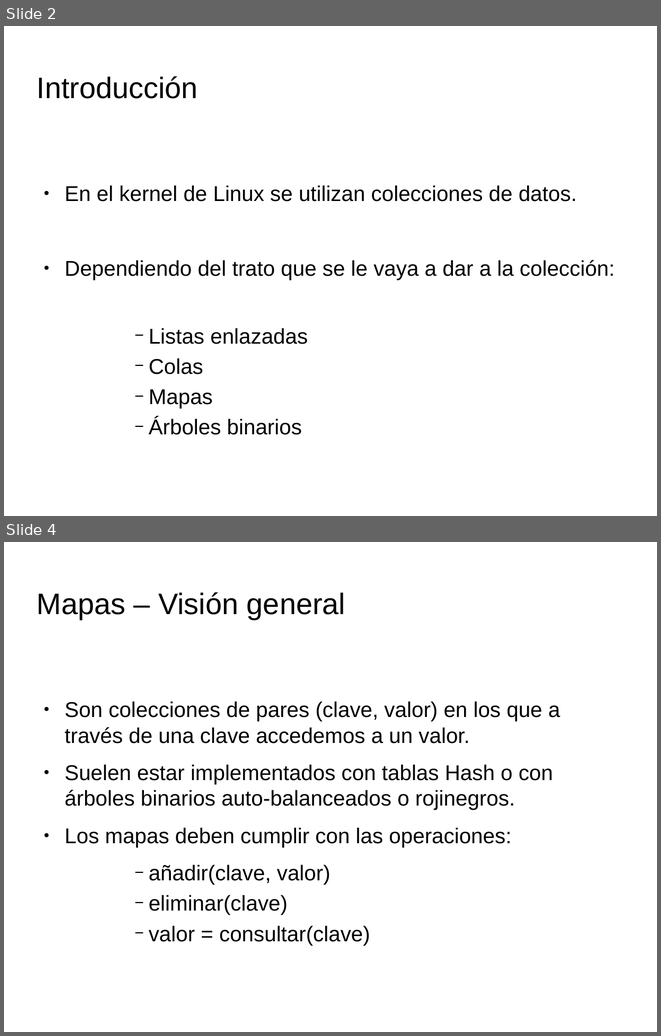
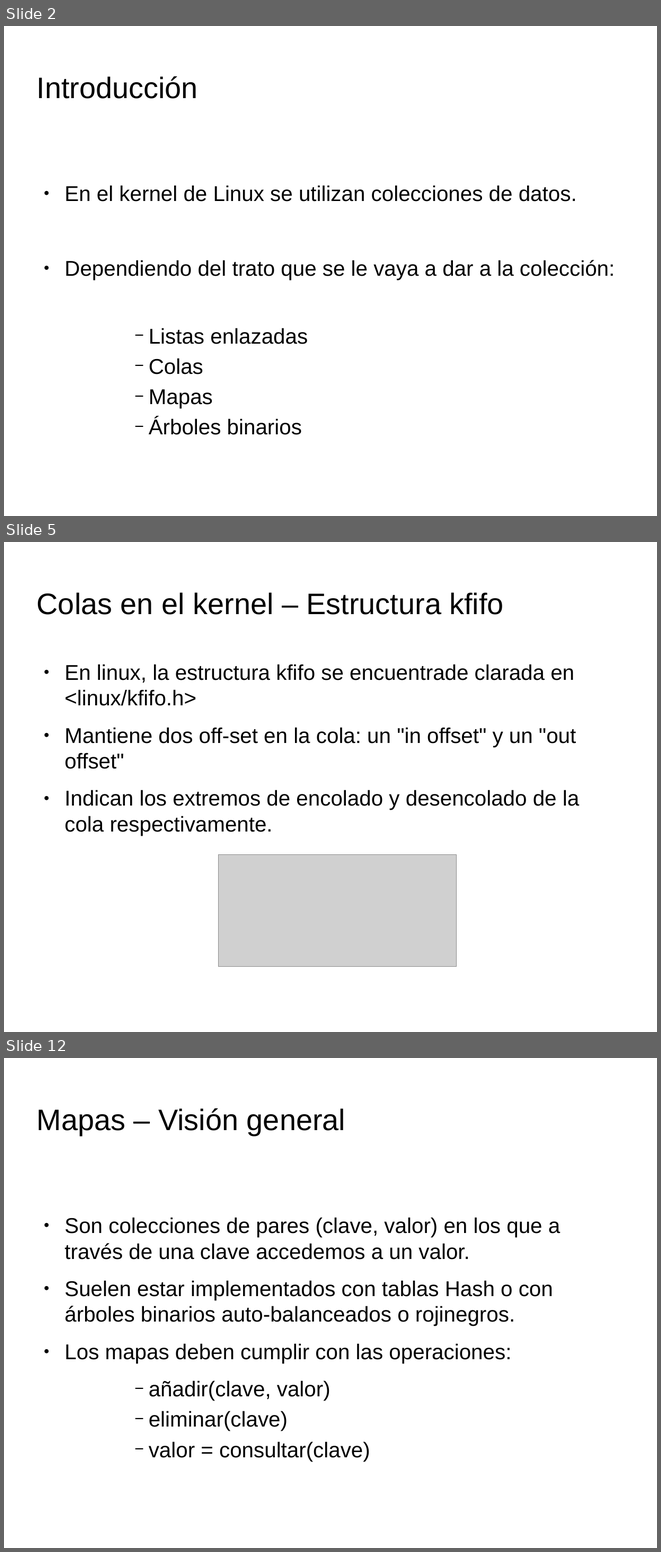
Before and after one commit to tombe85/lin, a slide deck: presentacion/EstructurasDeDatosKernel.odp. Shown one above the other, each under a label of ours: slides 2 and 4 before the commit, slides 2, 5 and 12 after it; the slides between them are not shown. The pictures are 661x1036 and 661x1552 pixels, drawn with LibreOffice and Linux fonts; fonts in the diff are those of the drawing; grey boxes stand for pictures; background and template pictures are left out. Boxes give left, top, right and bottom in pixels: in the first picture for what was removed or moved away, otherwise in the second. Text is boxed around its words. In the diff, an @@ line names an element or a change of style, - is before the commit and + after.

Commit message:
Presentacion: añadido mas datos d las colas

```diff
--- a/presentacion/EstructurasDeDatosKernel.odp
+++ b/presentacion/EstructurasDeDatosKernel.odp
@@ slide 5 added at [4,542,657,1032], background picture (left out) @@
@@ title added at [37,592,504,615], 36 pt, text #000000 @@
+Colas en el kernel – Estructura kfifo
@@ text added at [64,664,579,836], 26 pt, text #000000 @@
+● En linux, la estructura kfifo se encuentrade clarada en <linux/kfifo.h>
+● Mantiene dos off-set en la cola: un "in offset" y un "out offset"
+● Indican los extremos de encolado y desencolado de la cola respectivamente.
@@ picture added at [219,855,457,967] @@
@@ what was slide 4 is now slide 12 @@
```
Also in this commit, not shown: 8 other slides added, 1 slide removed.
